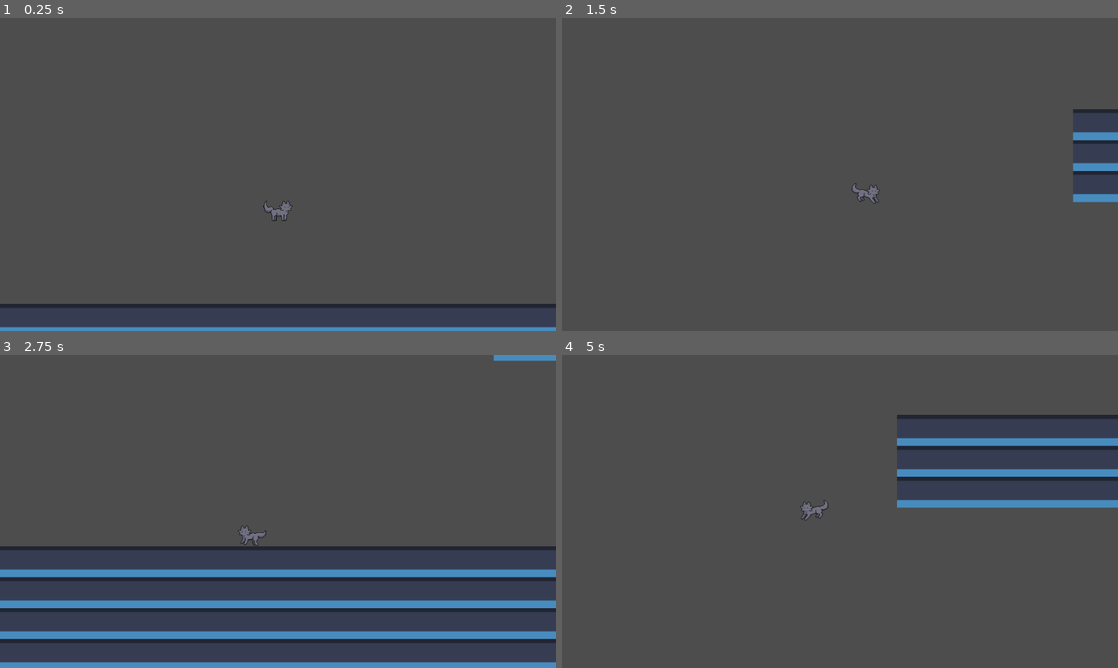
Above: before the commit, frames 1-4 (two rows, left to right).
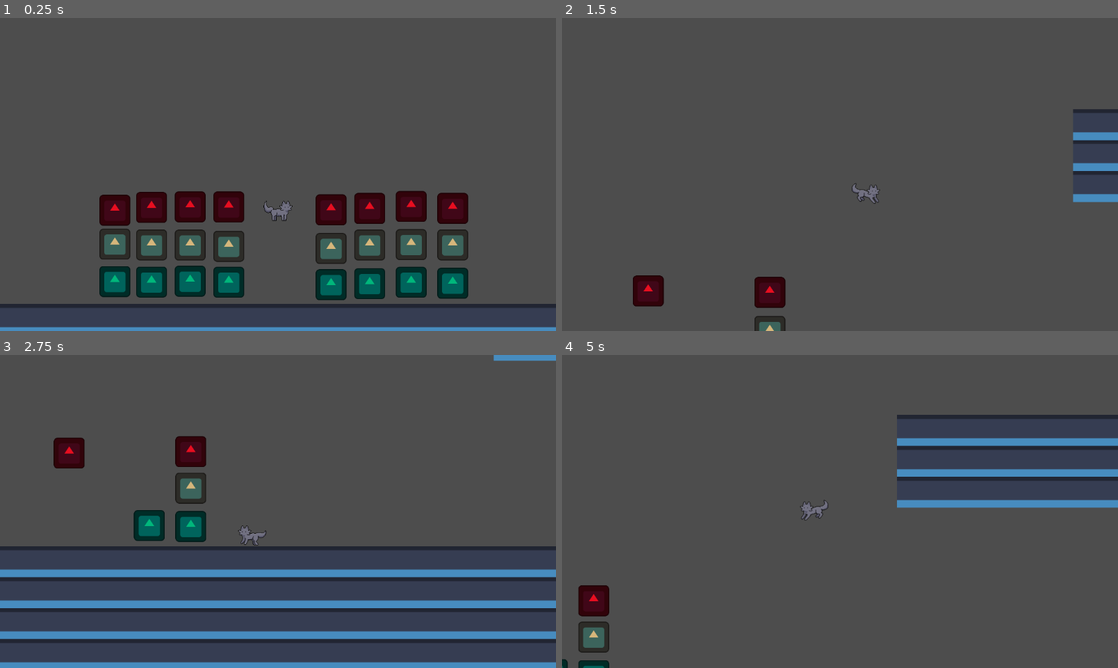
Above: after the commit, the same moments.

Repository: KennethGameDev/CatAdventure
Game: Godot game, scene res://Scenes/zone_1.tscn
The game is run twice, just before and just after one commit, with the same random seed, the same clock (stepped at 60 frames per second) and the same inputs. The project has no main scene, so this scene is started directly. The engine's default icon, where the game draws it, is replaced by a stand-in: a white triangle on a blue panel in a dark square.
Inputs:
- Up to frame 1 (0.25 s): no input
- Up to frame 2 (1.5 s): hold D (move_right) from 0.53 s (still down); tap Space (jump) at 0.77 s
- Up to frame 3 (2.75 s): tap Space (jump) at 1.52 s; release D (move_right) at 2.03 s; hold A (move_left) from 2.03 s (still down)
- Up to frame 4 (5 s): release A (move_left) at 2.78 s; hold D (move_right) 2.78-4.28 s; tap Space (jump) at 3.02, 3.77, 4.52 s; hold A (move_left) from 4.28 s (still down)

The runs differ from the first frame. In frame 1, 11% of the frame differs, in the area x 17-85%, y 55-91%; in frame 2, 1.3%; in frame 3, 2.5%; in frame 4, 1.0%.
Error before the commit: Cannot call method 'sample' on a null value. (res://Scripts/player_controller.gd:75)

Commit message:
Finished the food items
Gave the player cat some health and finished the food item's code

Diff:
--- a/Scenes/cat.tscn
+++ b/Scenes/cat.tscn
@@ -6,7 +6,7 @@
 [sub_resource type="RectangleShape2D" id="RectangleShape2D_gbyq6"]
 size = Vector2(60, 42)
 
-[node name="CharacterBody2D" type="CharacterBody2D"]
+[node name="Player" type="CharacterBody2D" groups=["Player"]]
 scale = Vector2(0.5, 0.5)
 collision_mask = 30
 platform_floor_layers = 2
--- a/Scenes/good_food.tscn
+++ b/Scenes/good_food.tscn
@@ -1,10 +1,24 @@
-[gd_scene load_steps=2 format=3 uid="uid://7tla1frcur4y"]
+[gd_scene load_steps=4 format=3 uid="uid://hwmwdbi4dbfq"]
 
+[ext_resource type="Script" uid="uid://w7yss1138mbp" path="res://Scripts/good_food.gd" id="1_53oft"]
 [ext_resource type="Texture2D" uid="uid://c12mx8wg5woi0" path="res://icon.svg" id="1_rcxvu"]
 
-[node name="Node2D" type="Node2D"]
+[sub_resource type="RectangleShape2D" id="RectangleShape2D_rcxvu"]
+size = Vector2(32, 32)
+
+[node name="GoodFood" type="Node2D"]
+script = ExtResource("1_53oft")
+
+[node name="Area2D" type="Area2D" parent="."]
+collision_layer = 8
+monitorable = false
+
+[node name="CollisionShape2D" type="CollisionShape2D" parent="Area2D"]
+shape = SubResource("RectangleShape2D_rcxvu")
 
 [node name="Sprite2D" type="Sprite2D" parent="."]
 modulate = Color(4.42803e-06, 0.716251, 0.482137, 1)
 scale = Vector2(0.25, 0.25)
 texture = ExtResource("1_rcxvu")
+
+[connection signal="body_entered" from="Area2D" to="." method="_on_body_entered"]
--- a/Scenes/neutral_food.tscn
+++ b/Scenes/neutral_food.tscn
@@ -1,10 +1,23 @@
-[gd_scene load_steps=2 format=3 uid="uid://v5w1jx4rai4j"]
+[gd_scene load_steps=4 format=3 uid="uid://cubgwlysbnbef"]
 
 [ext_resource type="Texture2D" uid="uid://c12mx8wg5woi0" path="res://icon.svg" id="1_f6fgd"]
+[ext_resource type="Script" uid="uid://bgbm5weq071nt" path="res://Scripts/neutral_food.gd" id="1_n74er"]
 
-[node name="Node2D" type="Node2D"]
+[sub_resource type="RectangleShape2D" id="RectangleShape2D_f6fgd"]
+size = Vector2(32, 32)
+
+[node name="NeutralFood" type="Node2D"]
+script = ExtResource("1_n74er")
+
+[node name="Area2D" type="Area2D" parent="."]
+collision_layer = 8
+
+[node name="CollisionShape2D" type="CollisionShape2D" parent="Area2D"]
+shape = SubResource("RectangleShape2D_f6fgd")
 
 [node name="Sprite2D" type="Sprite2D" parent="."]
-modulate = Color(4.42803e-06, 0.716251, 0.482137, 1)
+modulate = Color(0.840101, 0.715271, 0.483784, 1)
 scale = Vector2(0.25, 0.25)
 texture = ExtResource("1_f6fgd")
+
+[connection signal="body_entered" from="Area2D" to="." method="_on_body_entered"]
--- a/Scenes/toxic_food.tscn
+++ b/Scenes/toxic_food.tscn
@@ -1,10 +1,23 @@
-[gd_scene load_steps=2 format=3 uid="uid://dpuyepgq0q778"]
+[gd_scene load_steps=4 format=3 uid="uid://dis2umgovnxej"]
 
+[ext_resource type="Script" uid="uid://5v3fd2ksoyfm" path="res://Scripts/toxic_food.gd" id="1_i2bxg"]
 [ext_resource type="Texture2D" uid="uid://c12mx8wg5woi0" path="res://icon.svg" id="1_rok7u"]
 
-[node name="Node2D" type="Node2D"]
+[sub_resource type="RectangleShape2D" id="RectangleShape2D_f6fgd"]
+size = Vector2(32, 32)
+
+[node name="ToxicFood" type="Node2D"]
+script = ExtResource("1_i2bxg")
+
+[node name="Area2D" type="Area2D" parent="."]
+collision_layer = 8
+
+[node name="CollisionShape2D" type="CollisionShape2D" parent="Area2D"]
+shape = SubResource("RectangleShape2D_f6fgd")
 
 [node name="Sprite2D" type="Sprite2D" parent="."]
-modulate = Color(4.42803e-06, 0.716251, 0.482137, 1)
+modulate = Color(0.905882, 0.054902, 0.12549, 1)
 scale = Vector2(0.25, 0.25)
 texture = ExtResource("1_rok7u")
+
+[connection signal="body_entered" from="Area2D" to="." method="_on_body_entered"]
--- a/Scenes/zone_1.tscn
+++ b/Scenes/zone_1.tscn
@@ -1,13 +1,96 @@
-[gd_scene load_steps=3 format=4 uid="uid://bp4meg1diywr3"]
+[gd_scene load_steps=7 format=4 uid="uid://bp4meg1diywr3"]
 
 [ext_resource type="PackedScene" uid="uid://dwkinc7jnkgt0" path="res://Scenes/cat.tscn" id="1_e6tpv"]
 [ext_resource type="TileSet" uid="uid://c0vfqr0ub8fq3" path="res://Assets/Tilesets/platform_tiles.tres" id="2_7snvs"]
+[ext_resource type="Curve" uid="uid://scbebvvvb0sk" path="res://Assets/Other/player_camera_ease.tres" id="2_k8yrj"]
+[ext_resource type="PackedScene" uid="uid://hwmwdbi4dbfq" path="res://Scenes/good_food.tscn" id="3_uflgu"]
+[ext_resource type="PackedScene" uid="uid://dis2umgovnxej" path="res://Scenes/toxic_food.tscn" id="5_hnd26"]
+[ext_resource type="PackedScene" uid="uid://cubgwlysbnbef" path="res://Scenes/neutral_food.tscn" id="6_k5pft"]
 
 [node name="Zone1" type="Node2D"]
 
-[node name="CharacterBody2D" parent="." instance=ExtResource("1_e6tpv")]
+[node name="Player" parent="." instance=ExtResource("1_e6tpv")]
 position = Vector2(337, 385)
+camera_ease_curve = ExtResource("2_k8yrj")
 
 [node name="PlatformTiles" type="TileMapLayer" parent="."]
 tile_map_data = PackedByteArray("AAAAABAAAQABAAAAAAABABAAAQABAAAAAAACABAAAQABAAAAAAADABAAAQABAAAAAAAEABAAAQABAAAAAAAFAB …(3488 unchanged characters)…
 tile_set = ExtResource("2_7snvs")
+
+[node name="Good Food Nodes" type="Node2D" parent="."]
+
+[node name="GoodFood" parent="Good Food Nodes" instance=ExtResource("3_uflgu")]
+position = Vector2(168, 494)
+
+[node name="GoodFood2" parent="Good Food Nodes" instance=ExtResource("3_uflgu")]
+position = Vector2(206, 494)
+
+[node name="GoodFood3" parent="Good Food Nodes" instance=ExtResource("3_uflgu")]
+position = Vector2(246, 494)
+
+[node name="GoodFood4" parent="Good Food Nodes" instance=ExtResource("3_uflgu")]
+position = Vector2(286, 494)
+
+[node name="GoodFood5" parent="Good Food Nodes" instance=ExtResource("3_uflgu")]
+position = Vector2(392, 494)
+
+[node name="GoodFood6" parent="Good Food Nodes" instance=ExtResource("3_uflgu")]
+position = Vector2(432, 494)
+
+[node name="GoodFood7" parent="Good Food Nodes" instance=ExtResource("3_uflgu")]
+position = Vector2(475, 494)
+
+[node name="GoodFood8" parent="Good Food Nodes" instance=ExtResource("3_uflgu")]
+position = Vector2(518, 494)
+
+[node name="Neutral Food Nodes" type="Node2D" parent="."]
+
+[node name="NeutralFood" parent="Neutral Food Nodes" instance=ExtResource("6_k5pft")]
+position = Vector2(168, 456)
+
+[node name="NeutralFood2" parent="Neutral Food Nodes" instance=ExtResource("6_k5pft")]
+position = Vector2(206, 456)
+
+[node name="NeutralFood3" parent="Neutral Food Nodes" instance=ExtResource("6_k5pft")]
+position = Vector2(246, 456)
+
+[node name="NeutralFood4" parent="Neutral Food Nodes" instance=ExtResource("6_k5pft")]
+position = Vector2(286, 456)
+
+[node name="NeutralFood5" parent="Neutral Food Nodes" instance=ExtResource("6_k5pft")]
+position = Vector2(392, 456)
+
+[node name="NeutralFood6" parent="Neutral Food Nodes" instance=ExtResource("6_k5pft")]
+position = Vector2(432, 456)
+
+[node name="NeutralFood7" parent="Neutral Food Nodes" instance=ExtResource("6_k5pft")]
+position = Vector2(475, 456)
+
+[node name="NeutralFood8" parent="Neutral Food Nodes" instance=ExtResource("6_k5pft")]
+position = Vector2(518, 456)
+
+[node name="Toxic Food Nodes" type="Node2D" parent="."]
+
+[node name="ToxicFood" parent="Toxic Food Nodes" instance=ExtResource("5_hnd26")]
+position = Vector2(168, 417)
+
+[node name="ToxicFood2" parent="Toxic Food Nodes" instance=ExtResource("5_hnd26")]
+position = Vector2(206, 417)
+
+[node name="ToxicFood3" parent="Toxic Food Nodes" instance=ExtResource("5_hnd26")]
+position = Vector2(246, 417)
+
+[node name="ToxicFood4" parent="Toxic Food Nodes" instance=ExtResource("5_hnd26")]
+position = Vector2(286, 417)
+
+[node name="ToxicFood5" parent="Toxic Food Nodes" instance=ExtResource("5_hnd26")]
+position = Vector2(392, 417)
+
+[node name="ToxicFood6" parent="Toxic Food Nodes" instance=ExtResource("5_hnd26")]
+position = Vector2(432, 417)
+
+[node name="ToxicFood7" parent="Toxic Food Nodes" instance=ExtResource("5_hnd26")]
+position = Vector2(475, 417)
+
+[node name="ToxicFood8" parent="Toxic Food Nodes" instance=ExtResource("5_hnd26")]
+position = Vector2(518, 417)
--- /dev/null
+++ b/Scripts/good_food.gd
@@ -0,0 +1,85 @@
+extends Node2D
+
+@onready var player: CharacterBody2D = get_tree().get_first_node_in_group("Player")
+@export var oscilation_height: float = 6.0
+@export var oscilation_speed_mult: float = 5.0
+var new_oscilation_speed: float = 1.0
+var oscilation_timer: float = 0.0
+var max_height: float = 0.0
+var count_up: bool = true
+var starting_pos: Vector2
+var rng = RandomNumberGenerator.new()
+
+func _ready():
+	starting_pos = global_position
+	oscilation_timer = rng.randf_range(0.0, oscilation_height)
+	if oscilation_timer > 1 and oscilation_timer < oscilation_height - 1:
+		new_oscilation_speed = oscilation_speed_mult
+
+func _physics_process(delta):
+	#region: Floating "animation" code
+	# When the item reaches the top,
+	if oscilation_timer > oscilation_height:
+		# Set the timer to the upper limit,
+		oscilation_timer = oscilation_height
+		# Record the max height reached,
+		max_height = position.y
+		# Set the timer to count down.
+		count_up = false
+	# When the item reaches the bottom,
+	if oscilation_timer < 0:
+		# Set the timer to the lower limit,
+		oscilation_timer = 0
+		# Set the timer to count up.
+		count_up = true
+	# If counting up,
+	if count_up:
+		# As the item is leaving the lower limit,
+		if oscilation_timer < 1:
+			# Gradually increase the speed to the limit,
+			# (the ease() function lets me approximate a smooth curve, and returns a float between 0-1)
+			# (this one counts forward)
+			new_oscilation_speed = oscilation_speed_mult * (1 + ease(oscilation_timer, -0.5))
+			# If it goes past the upper speed limit, set it to that limit.
+			if new_oscilation_speed > oscilation_speed_mult:
+				new_oscilation_speed = oscilation_speed_mult
+		# As the item approaches the upper limit,
+		elif oscilation_timer > oscilation_height - 1:
+			# Gradually reduce the speed to 1 ('oscilation_timer' becomes 'oscilation_timer - (oscilation_height - 1)'),
+			# (this one counts backward)
+			new_oscilation_speed = oscilation_speed_mult * (1 - ease(oscilation_timer - (oscilation_height - 1), -0.5))
+			# If it goes past 1, set it back to 1.
+			if new_oscilation_speed < 1:
+				new_oscilation_speed = 1
+		# Increase the timer by the time between frames (delta) times the item's current speed.
+		oscilation_timer += delta * new_oscilation_speed
+		# Icrease the item's height.
+		position.y = starting_pos.y - oscilation_timer
+	# If counting down,
+	else:
+		# As the item approaches the lower limit,
+		if oscilation_timer < 1:
+			# Gradually reduce the speed to 1,
+			# (count backward)
+			new_oscilation_speed = oscilation_speed_mult * (1 - ease(oscilation_timer - (oscilation_height - 1), -0.5))
+			# If it goes past 1, set it back to 1.
+			if new_oscilation_speed < 1:
+				new_oscilation_speed = 1
+		# As the item is leaving the upper limit,
+		elif oscilation_timer > oscilation_height - 1:
+			# Gradually increase the speed to the limit,
+			# (count forward)
+			new_oscilation_speed = oscilation_speed_mult * (1 + ease(oscilation_timer, -0.5))
+			# If it goes past the upper speed limit, set it to that limit.
+			if new_oscilation_speed > oscilation_speed_mult:
+				new_oscilation_speed = oscilation_speed_mult
+		# Increase the timer by the time between frames (delta) times the item's current speed.
+		oscilation_timer -= delta * new_oscilation_speed
+		# Descrease the item's height
+		position.y = max_height + (oscilation_height - oscilation_timer)
+	#endregion
+
+func _on_body_entered(body: Node2D):
+	if body.name == "Player":
+		player.add_health(20)
+	queue_free()
--- /dev/null
+++ b/Scripts/neutral_food.gd
@@ -0,0 +1,85 @@
+extends Node2D
+
+@onready var player: CharacterBody2D = get_tree().get_first_node_in_group("Player")
+@export var oscilation_height: float = 6.0
+@export var oscilation_speed_mult: float = 5.0
+var new_oscilation_speed: float = 1.0
+var oscilation_timer: float = 0.0
+var max_height: float = 0.0
+var count_up: bool = true
+var starting_pos: Vector2
+var rng = RandomNumberGenerator.new()
+
+func _ready():
+	starting_pos = global_position
+	oscilation_timer = rng.randf_range(0.0, oscilation_height)
+	if oscilation_timer > 1 and oscilation_timer < oscilation_height - 1:
+		new_oscilation_speed = oscilation_speed_mult
+
+func _physics_process(delta):
+	#region: Floating "animation" code
+	# When the item reaches the top,
+	if oscilation_timer > oscilation_height:
+		# Set the timer to the upper limit,
+		oscilation_timer = oscilation_height
+		# Record the max height reached,
+		max_height = position.y
+		# Set the timer to count down.
+		count_up = false
+	# When the item reaches the bottom,
+	if oscilation_timer < 0:
+		# Set the timer to the lower limit,
+		oscilation_timer = 0
+		# Set the timer to count up.
+		count_up = true
+	# If counting up,
+	if count_up:
+		# As the item is leaving the lower limit,
+		if oscilation_timer < 1:
+			# Gradually increase the speed to the limit,
+			# (the ease() function lets me approximate a smooth curve, and returns a float between 0-1)
+			# (this one counts forward)
+			new_oscilation_speed = oscilation_speed_mult * (1 + ease(oscilation_timer, -0.5))
+			# If it goes past the upper speed limit, set it to that limit.
+			if new_oscilation_speed > oscilation_speed_mult:
+				new_oscilation_speed = oscilation_speed_mult
+		# As the item approaches the upper limit,
+		elif oscilation_timer > oscilation_height - 1:
+			# Gradually reduce the speed to 1 ('oscilation_timer' becomes 'oscilation_timer - (oscilation_height - 1)'),
+			# (this one counts backward)
+			new_oscilation_speed = oscilation_speed_mult * (1 - ease(oscilation_timer - (oscilation_height - 1), -0.5))
+			# If it goes past 1, set it back to 1.
+			if new_oscilation_speed < 1:
+				new_oscilation_speed = 1
+		# Increase the timer by the time between frames (delta) times the item's current speed.
+		oscilation_timer += delta * new_oscilation_speed
+		# Icrease the item's height.
+		position.y = starting_pos.y - oscilation_timer
+	# If counting down,
+	else:
+		# As the item approaches the lower limit,
+		if oscilation_timer < 1:
+			# Gradually reduce the speed to 1,
+			# (count backward)
+			new_oscilation_speed = oscilation_speed_mult * (1 - ease(oscilation_timer - (oscilation_height - 1), -0.5))
+			# If it goes past 1, set it back to 1.
+			if new_oscilation_speed < 1:
+				new_oscilation_speed = 1
+		# As the item is leaving the upper limit,
+		elif oscilation_timer > oscilation_height - 1:
+			# Gradually increase the speed to the limit,
+			# (count forward)
+			new_oscilation_speed = oscilation_speed_mult * (1 + ease(oscilation_timer, -0.5))
+			# If it goes past the upper speed limit, set it to that limit.
+			if new_oscilation_speed > oscilation_speed_mult:
+				new_oscilation_speed = oscilation_speed_mult
+		# Increase the timer by the time between frames (delta) times the item's current speed.
+		oscilation_timer -= delta * new_oscilation_speed
+		# Descrease the item's height
+		position.y = max_height + (oscilation_height - oscilation_timer)
+	#endregion
+
+func _on_body_entered(body: Node2D):
+	if body.name == "Player":
+		player.add_health(5)
+	queue_free()
--- a/Scripts/player_controller.gd
+++ b/Scripts/player_controller.gd
@@ -63,6 +63,7 @@
 		if not jumping:
 			animated_sprite_2d.play("idle")
 
+
 var curve_sample_pos: float = 0.0
 func look_ahead(delta) -> void:
 	if not camera_move_done:
@@ -77,3 +78,13 @@
 				camera_offset_amount -= camera_ease_curve.sample(curve_sample_pos)
 		else:
 			curve_sample_pos = 0
+
+
+func add_health(health_increase: float) -> void:
+	prints("Health before:", health)
+	health += health_increase
+	if health > 100:
+		health = 100
+	elif health < 0:
+		health = 0
+	prints("Health after:", health)
--- /dev/null
+++ b/Scripts/toxic_food.gd
@@ -0,0 +1,85 @@
+extends Node2D
+
+@onready var player: CharacterBody2D = get_tree().get_first_node_in_group("Player")
+@export var oscilation_height: float = 6.0
+@export var oscilation_speed_mult: float = 5.0
+var new_oscilation_speed: float = 1.0
+var oscilation_timer: float = 0.0
+var max_height: float = 0.0
+var count_up: bool = true
+var starting_pos: Vector2
+var rng = RandomNumberGenerator.new()
+
+func _ready():
+	starting_pos = global_position
+	oscilation_timer = rng.randf_range(0.0, oscilation_height)
+	if oscilation_timer > 1 and oscilation_timer < oscilation_height - 1:
+		new_oscilation_speed = oscilation_speed_mult
+
+func _physics_process(delta):
+	#region: Floating "animation" code
+	# When the item reaches the top,
+	if oscilation_timer > oscilation_height:
+		# Set the timer to the upper limit,
+		oscilation_timer = oscilation_height
+		# Record the max height reached,
+		max_height = position.y
+		# Set the timer to count down.
+		count_up = false
+	# When the item reaches the bottom,
+	if oscilation_timer < 0:
+		# Set the timer to the lower limit,
+		oscilation_timer = 0
+		# Set the timer to count up.
+		count_up = true
+	# If counting up,
+	if count_up:
+		# As the item is leaving the lower limit,
+		if oscilation_timer < 1:
+			# Gradually increase the speed to the limit,
+			# (the ease() function lets me approximate a smooth curve, and returns a float between 0-1)
+			# (this one counts forward)
+			new_oscilation_speed = oscilation_speed_mult * (1 + ease(oscilation_timer, -0.5))
+			# If it goes past the upper speed limit, set it to that limit.
+			if new_oscilation_speed > oscilation_speed_mult:
+				new_oscilation_speed = oscilation_speed_mult
+		# As the item approaches the upper limit,
+		elif oscilation_timer > oscilation_height - 1:
+			# Gradually reduce the speed to 1 ('oscilation_timer' becomes 'oscilation_timer - (oscilation_height - 1)'),
+			# (this one counts backward)
+			new_oscilation_speed = oscilation_speed_mult * (1 - ease(oscilation_timer - (oscilation_height - 1), -0.5))
+			# If it goes past 1, set it back to 1.
+			if new_oscilation_speed < 1:
+				new_oscilation_speed = 1
+		# Increase the timer by the time between frames (delta) times the item's current speed.
+		oscilation_timer += delta * new_oscilation_speed
+		# Icrease the item's height.
+		position.y = starting_pos.y - oscilation_timer
+	# If counting down,
+	else:
+		# As the item approaches the lower limit,
+		if oscilation_timer < 1:
+			# Gradually reduce the speed to 1,
+			# (count backward)
+			new_oscilation_speed = oscilation_speed_mult * (1 - ease(oscilation_timer - (oscilation_height - 1), -0.5))
+			# If it goes past 1, set it back to 1.
+			if new_oscilation_speed < 1:
+				new_oscilation_speed = 1
+		# As the item is leaving the upper limit,
+		elif oscilation_timer > oscilation_height - 1:
+			# Gradually increase the speed to the limit,
+			# (count forward)
+			new_oscilation_speed = oscilation_speed_mult * (1 + ease(oscilation_timer, -0.5))
+			# If it goes past the upper speed limit, set it to that limit.
+			if new_oscilation_speed > oscilation_speed_mult:
+				new_oscilation_speed = oscilation_speed_mult
+		# Increase the timer by the time between frames (delta) times the item's current speed.
+		oscilation_timer -= delta * new_oscilation_speed
+		# Descrease the item's height
+		position.y = max_height + (oscilation_height - oscilation_timer)
+	#endregion
+
+func _on_body_entered(body: Node2D):
+	if body.name == "Player":
+		player.add_health(-15)
+	queue_free()
Not shown, added: Scripts/good_food.gd.uid
Not shown, added: Scripts/neutral_food.gd.uid
Not shown, added: Scripts/toxic_food.gd.uid
